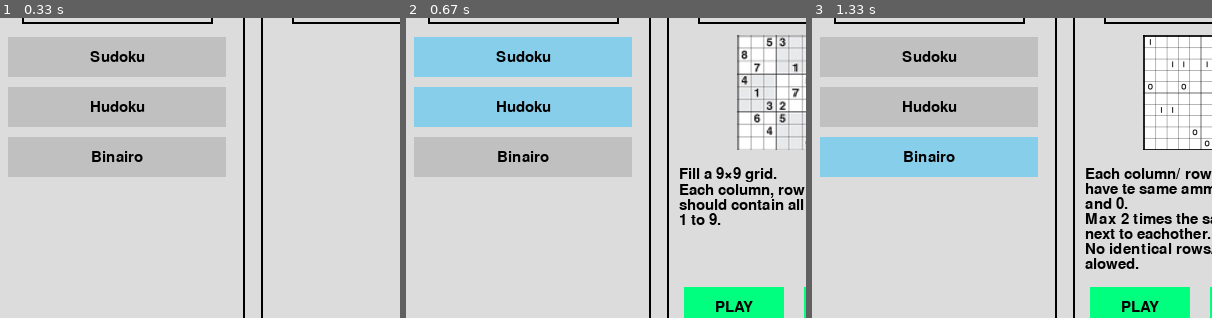
Above: before the commit, frames 1-3 (left to right).
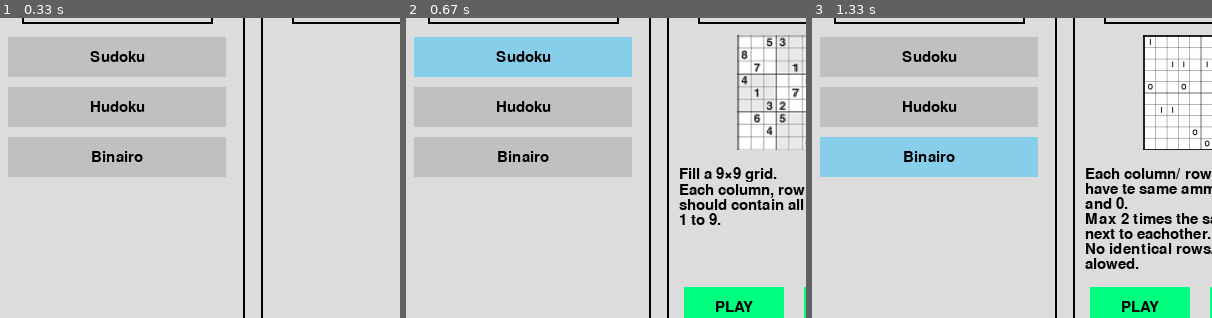
Above: after the commit, the same moments.

Repository: ChristopheVdE/Puzzle-solver
Game: pygame game, started from Application/Main.py
Two runs of this game, one before a commit and one after it. Both use one fixed random seed, a clock stepped at 60 frames per second and the inputs below.
Inputs (mouse positions are % of the whole screen's width and height, from its top left):
- Up to frame 1 (0.33 s): no input
- Up to frame 2 (0.67 s): click "Sudoku" at 0.38 s
- Up to frame 3 (1.33 s): click (26, 51) at 0.72 s
The pictures show only the part of the screen within x 18-68%, y 27-77%; the shares and areas given below are measured in that part.

Frame 1 is identical in both runs. In frame 2, 7.1% of the frame differs, in the area x 2-57%, y 23-37%; in frame 3, nothing differs.

Commit message:
bugfix: Main menu buttons
Both Sudoku and Hudoku buttons where displayed as sleected when the sudoku button was pressed

Diff:
--- a/Application/Scripts/MainMenu/Menu.py
+++ b/Application/Scripts/MainMenu/Menu.py
@@ -48,7 +48,7 @@
         Sudoku.render(mouse)
         Sudoku.text(Fonts["Button"], Colors["black"], "Sudoku")
     # Select Hudoku button
-        Hudoku = Button(Screen, 155, ScreenHeight / 7 + 145, 218, 40, Colors["PuzzleSelector"], Colors["PuzzleHighlight"], SudokuSelected)
+        Hudoku = Button(Screen, 155, ScreenHeight / 7 + 145, 218, 40, Colors["PuzzleSelector"], Colors["PuzzleHighlight"], HudokuSelected)
         Hudoku.render(mouse)
         Hudoku.text(Fonts["Button"], Colors["black"], "Hudoku")
     # Select Binairo button
